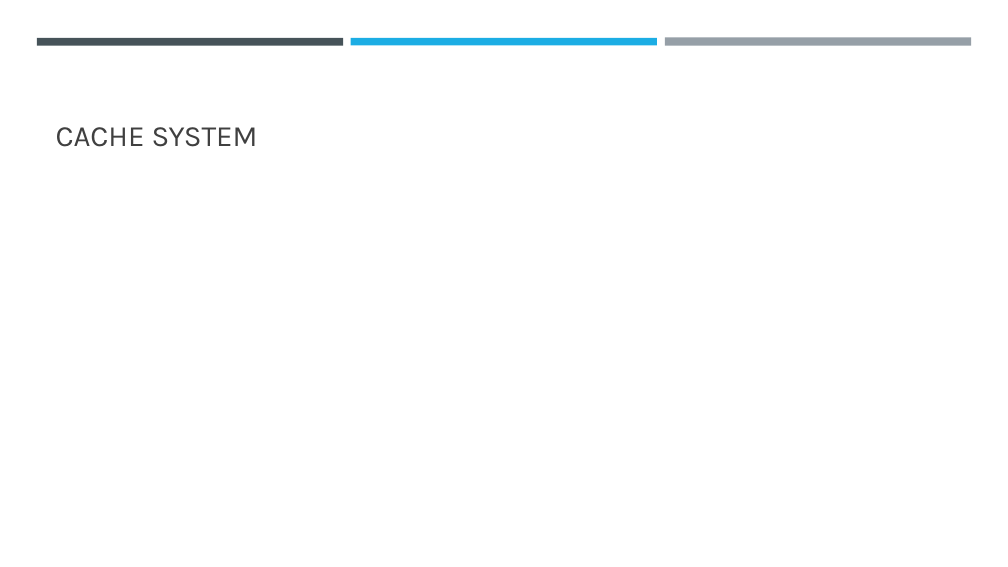
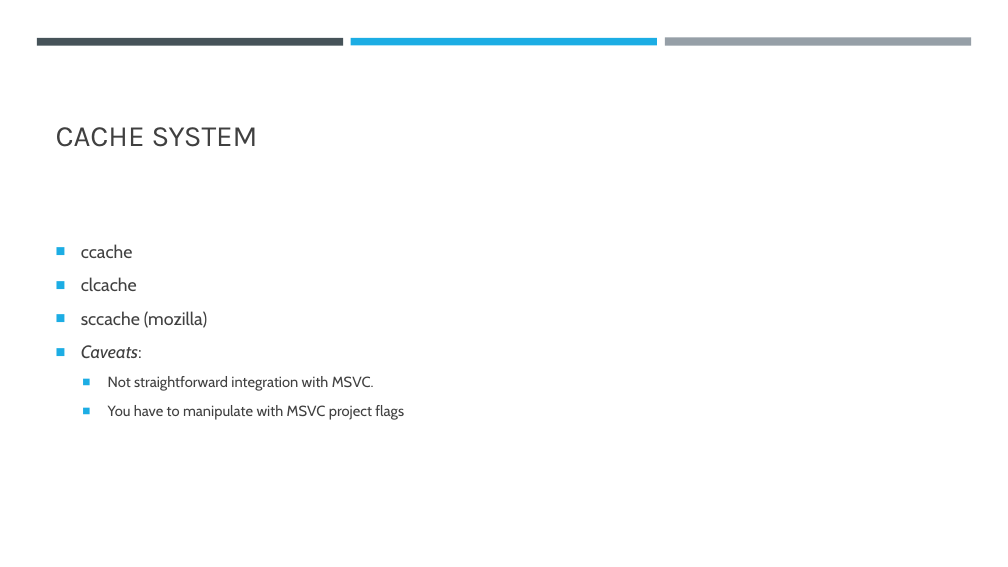
Before and after one commit to xseven/presentations, a slide deck: slide 4 of speed-and-refactor/Ways-to-improve-Compilation-time.pptx. Drawn at 1008x567 pixels with LibreOffice and Linux fonts; fonts in the diff are those of the drawing. Boxes give left, top, right and bottom in pixels: in the first picture for what was removed or moved away, otherwise in the second. Text is boxed around its words. In the diff, an @@ line names an element or a change of style, - is before the commit and + after.

```diff
--- a/speed-and-refactor/Ways-to-improve-Compilation-time.pptx
+++ b/speed-and-refactor/Ways-to-improve-Compilation-time.pptx
@@ text added at <box>81,244,404,420</box>, 14 pt, text #404040 @@
+■ ccache
+■ clcache
+■ sccache (mozilla)
+■ Caveats:
+  ■ Not straightforward integration with MSVC.
+  ■ You have to manipulate with MSVC project flags
```
Also in this commit, not shown: 3 other slides changed, 6 slides added.
